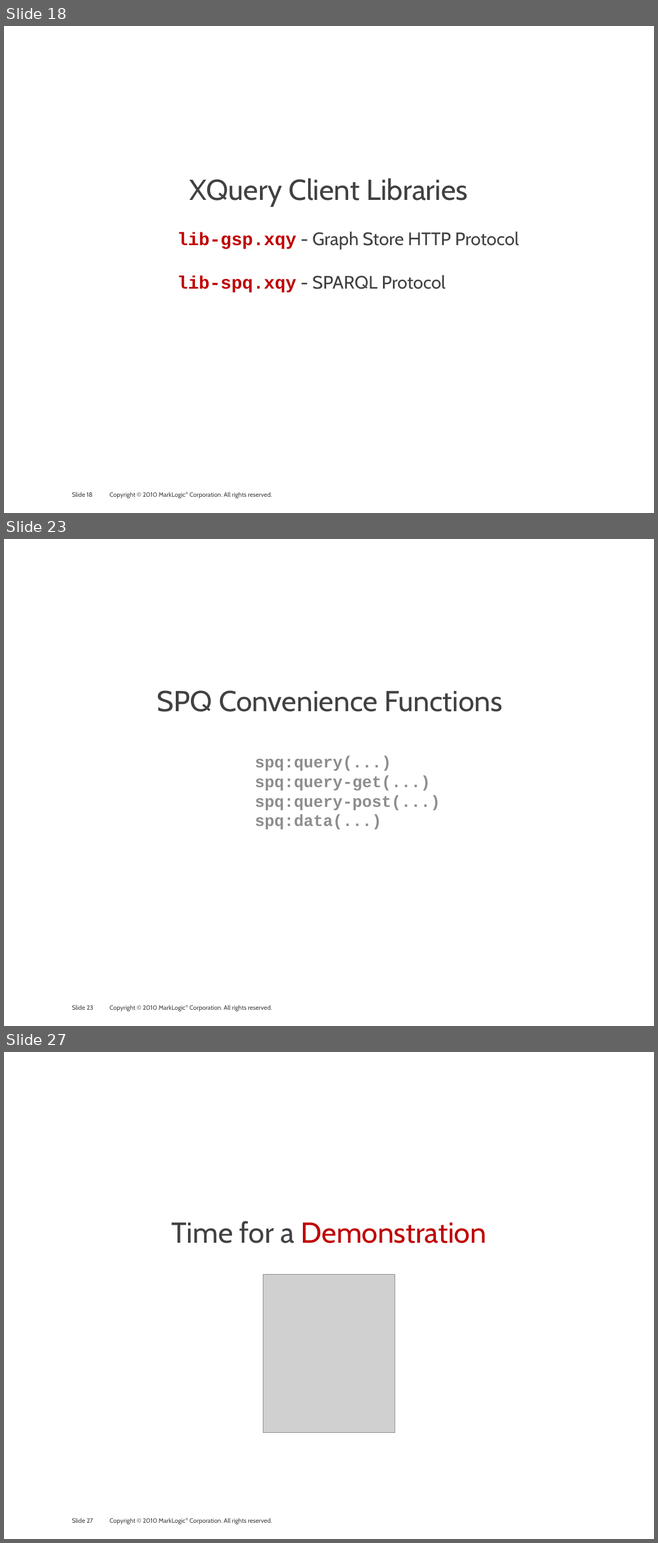
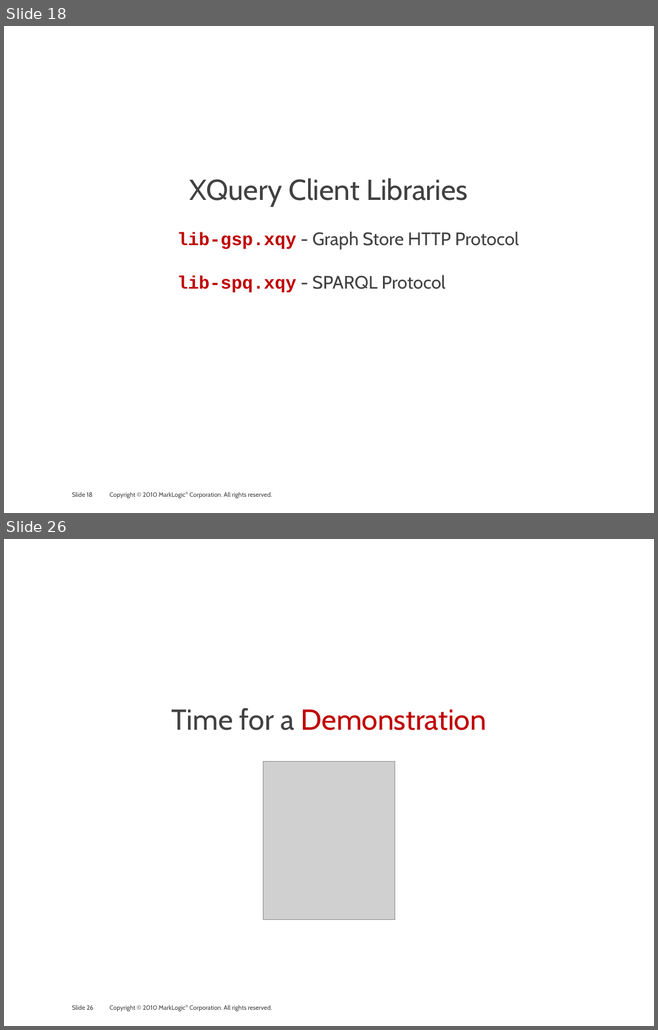
Before and after one commit to philipfennell/grasp, a slide deck: docs/marklogic_and_the_linked-data_connection.pptx. Shown one above the other, each under a label of ours: slides 18, 23 and 27 before the commit, slides 18 and 26 after it; the slides between them are not shown. The pictures are 658x1543 and 658x1030 pixels, drawn with LibreOffice and Linux fonts; fonts in the diff are those of the drawing; grey boxes stand for pictures; background and template pictures are left out. Boxes give left, top, right and bottom in pixels: in the first picture for what was removed or moved away, otherwise in the second. Text is boxed around its words. In the diff, an @@ line names an element or a change of style, - is before the commit and + after.

```diff
--- a/docs/marklogic_and_the_linked-data_connection.pptx
+++ b/docs/marklogic_and_the_linked-data_connection.pptx
@@ slide 23 removed at (x1=4, y1=539, x2=654, y2=1026), background #FFFFFF; not listed: 2 template elements that a slide beside it also shows @@
@@ text removed at (x1=157, y1=690, x2=502, y2=830) @@
-SPQ Convenience Functions
-            spq:query(...)
-            spq:query-get(...)
-            spq:query-post(...)
-            spq:data(...)
@@ what was slide 27 is now slide 26 @@
@@ page number at (x1=72, y1=1005, x2=93, y2=1010): text changed @@
-Slide 27
+Slide 26
```
Also in this commit, not shown: 15 slides changed, 1 slide added, 1 other slide removed.
